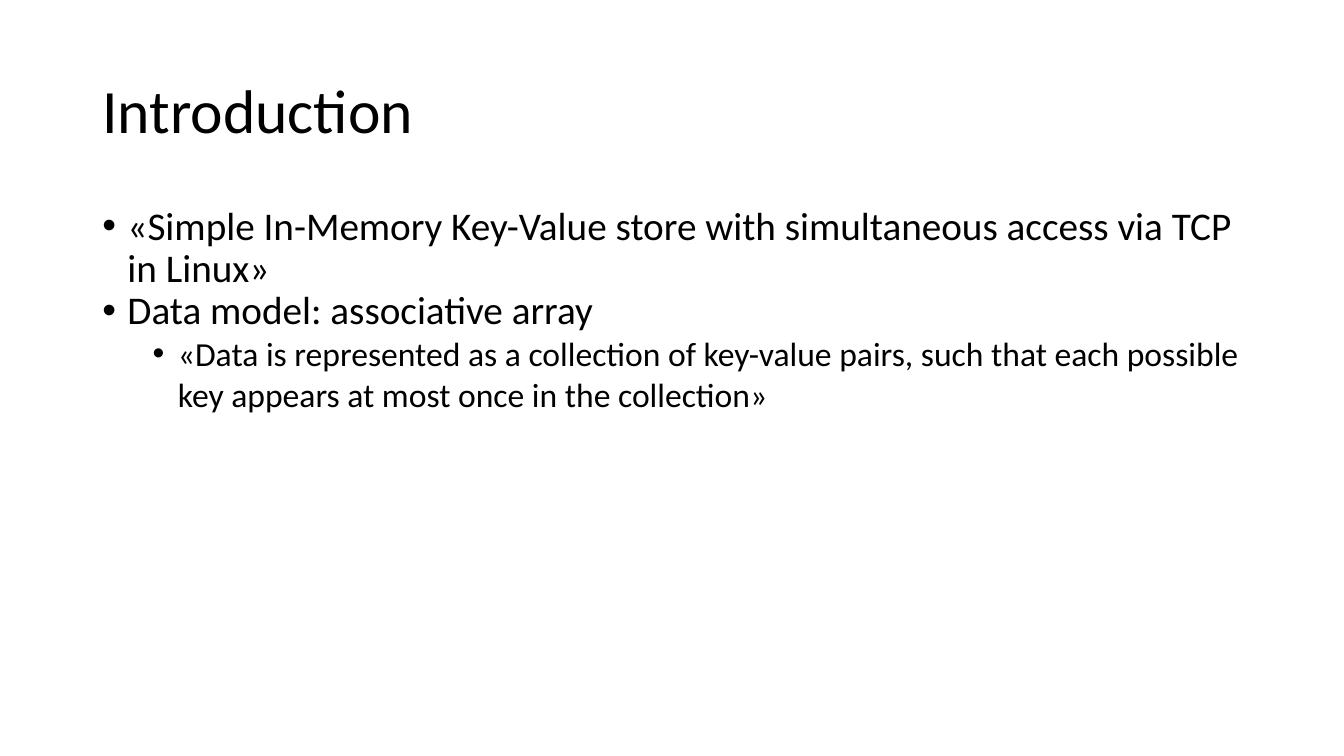
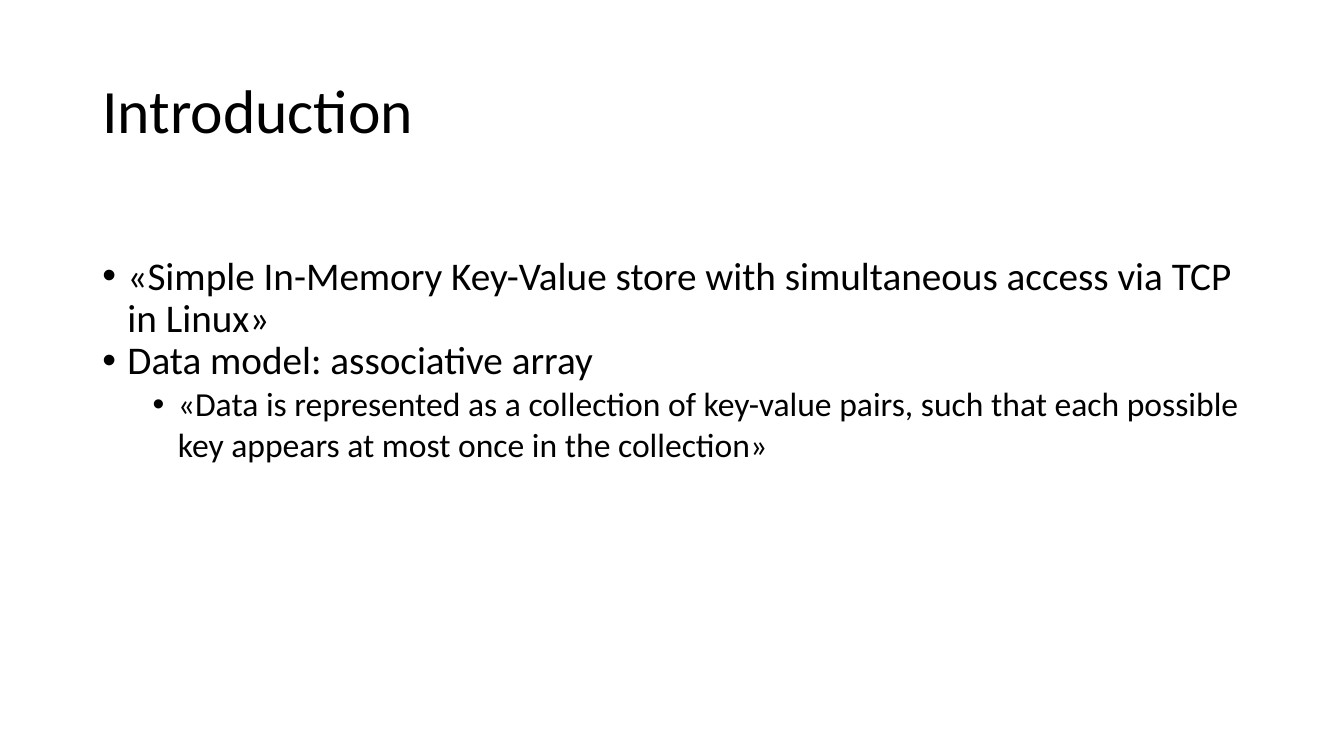
Before and after one commit to inefix/Key-Value-Store, a slide deck: slide 3 of presentation/KVS_presentation.pptx. Drawn at 1344x756 pixels with LibreOffice and Linux fonts; fonts in the diff are those of the drawing. Boxes give left, top, right and bottom in pixels: in the first picture for what was removed or moved away, otherwise in the second. Text is boxed around its words. In the diff, an @@ line names an element or a change of style, - is before the commit and + after.

Commit message:
ppt

```diff
--- a/presentation/KVS_presentation.pptx
+++ b/presentation/KVS_presentation.pptx
@@ text "«Simple In-Memory Key-Value store with ...": place and size @@
-text "«Simple In-Memory Key-Value store with ..." at <box>127,212,1238,413</box>
+text "«Simple In-Memory Key-Value store with ..." at <box>127,262,1238,463</box>
```
Also in this commit, not shown: 4 other slides changed.
